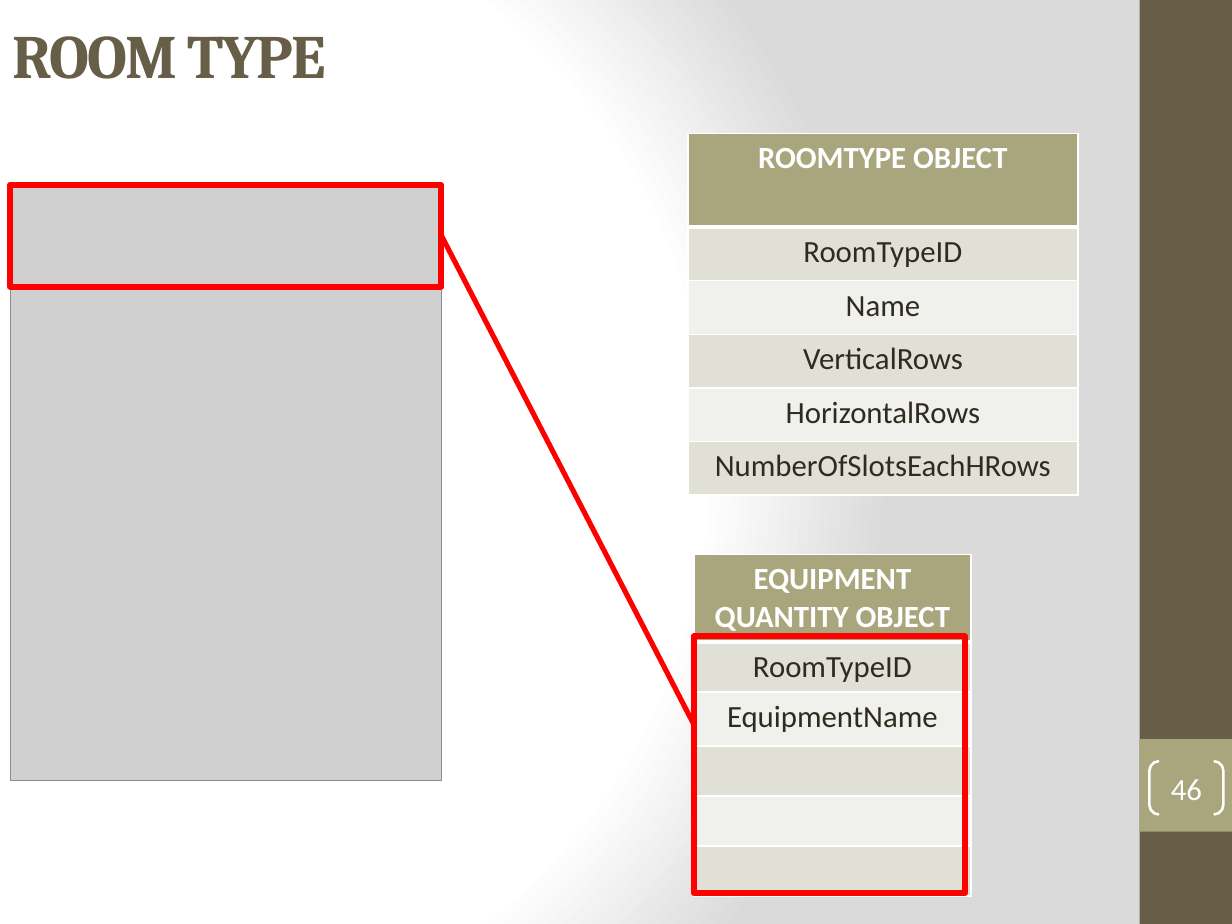
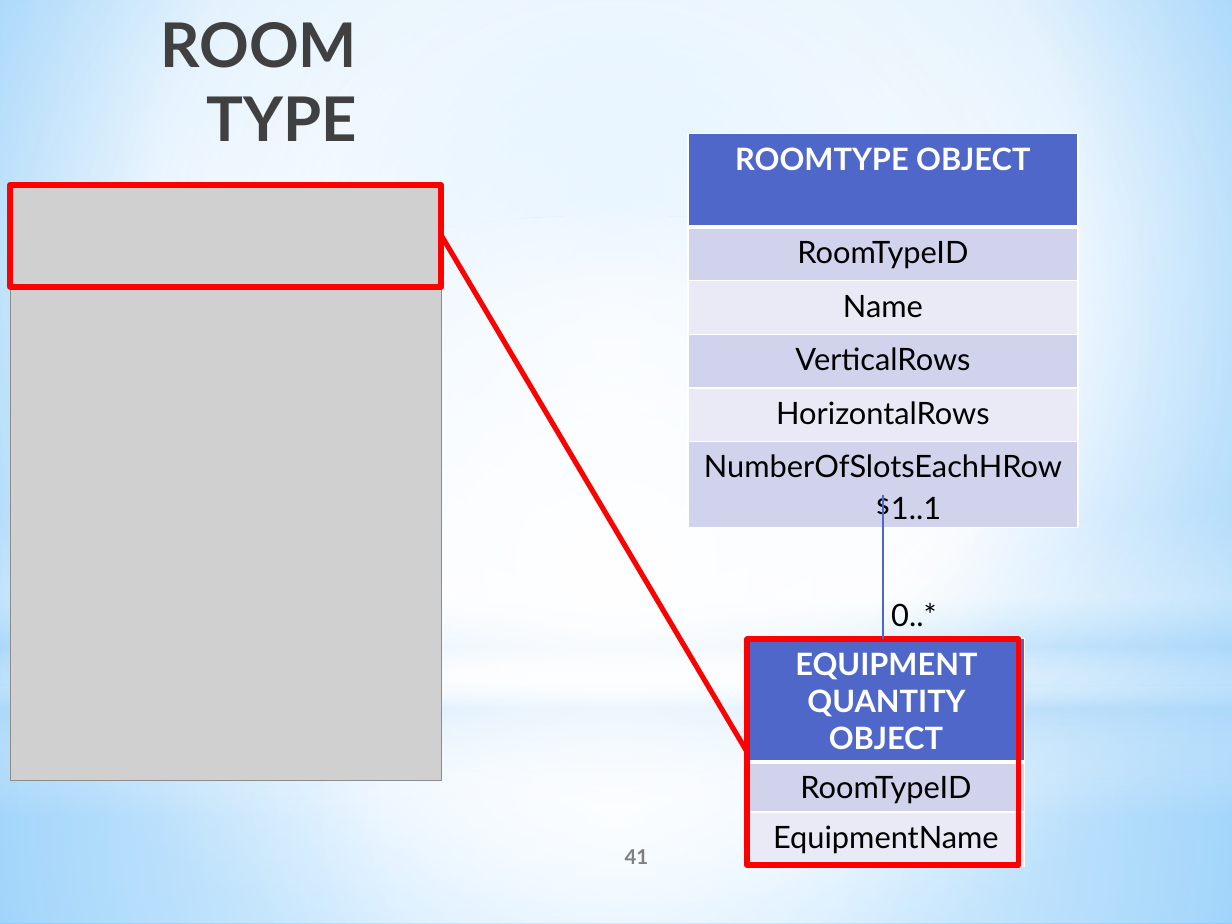
Before and after one commit to tranquang9a1/ECRM, a slide deck: slide 41 of Document/ECRM-Presentation v5.pptx (slide 46 before the commit). Drawn at 1232x924 pixels with LibreOffice and Linux fonts; fonts in the diff are those of the drawing; grey boxes stand for pictures. Boxes give left, top, right and bottom in pixels: in the first picture for what was removed or moved away, otherwise in the second. Text is boxed around its words. In the diff, an @@ line names an element or a change of style, - is before the commit and + after.

```diff
--- a/Document/ECRM-Presentation v5.pptx
+++ b/Document/ECRM-Presentation v5.pptx
@@ background gradient #FFFFFF to #DADADA to gradient #9ED5FF to #FFFFFF to #5BB9FF @@
@@ text "ROOM TYPE" at (160,22,357,141): font Cambria to Lato, text colour #675E47 to gradient #000000 to #404040 to #212745, letter spacing -1 to 0 pt; alignment left to right; vertical alignment middle to top @@
@@ rectangle added at (0,0,1232,687), fill gradient #FFFFFF to #B4DCFA @@
@@ rectangle removed at (1140,0,1232,924) @@
@@ table at (687,133,1078,494) @@
@@ fill #A9A57C to #4E67C8 in row 1, column 1 @@
@@ fill #E2E1D7 to #D0D3EB in 3 cells @@
@@ fill #F1F0EC to #E9EBF5 in 2 cells @@
@@ font Calibri to Lato @@
@@ text colour #2F2B20 to #000000 in "RoomTypeID", "Name", "VerticalRows", "HorizontalRows" and 1 more places @@
@@ ellipse added at (0,216,1232,903), fill gradient #FFFFFF @@
@@ line moved from (694, 724) - (441, 235) to (748, 753) - (441, 235) @@
@@ rectangle added at (0,508,1232,816), fill gradient #FFFFFF to #B4DCFA @@
@@ line added from (883, 495) to (883, 639), #4E67C8 0.75 pt @@
@@ text added at (891,497,941,520), 18 pt, text #000000 @@
+1..1
@@ text added at (891,603,936,627), 18 pt, text #000000 @@
+0..*
@@ table at (748,638,1025,865) @@
-row 4: 
-row 5: 
-row 6: 
@@ table: place and size @@
-table at (694,554,971,894)
+table at (748,638,1025,865)
@@ rectangle: place and size @@
-rectangle at (694,637,965,893)
+rectangle at (748,639,1019,865)
@@ rectangle added at (0,687,1232,924), fill gradient #FFFFFF to #B4DCFA @@
@@ rectangle removed at (1140,739,1232,832) @@
@@ page number removed at (1149,761,1223,814) @@
-46
@@ page number added at (625,849,649,864), 12 pt, text #808080, bold @@
+41
```
Also in this commit, not shown: 112 other slides changed, 32 slides added, 25 slides removed.
